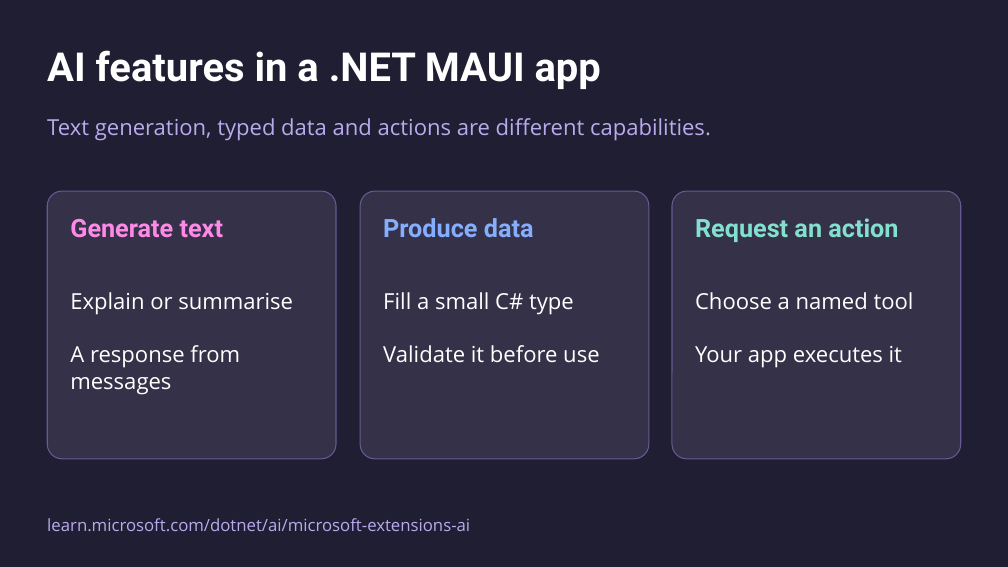
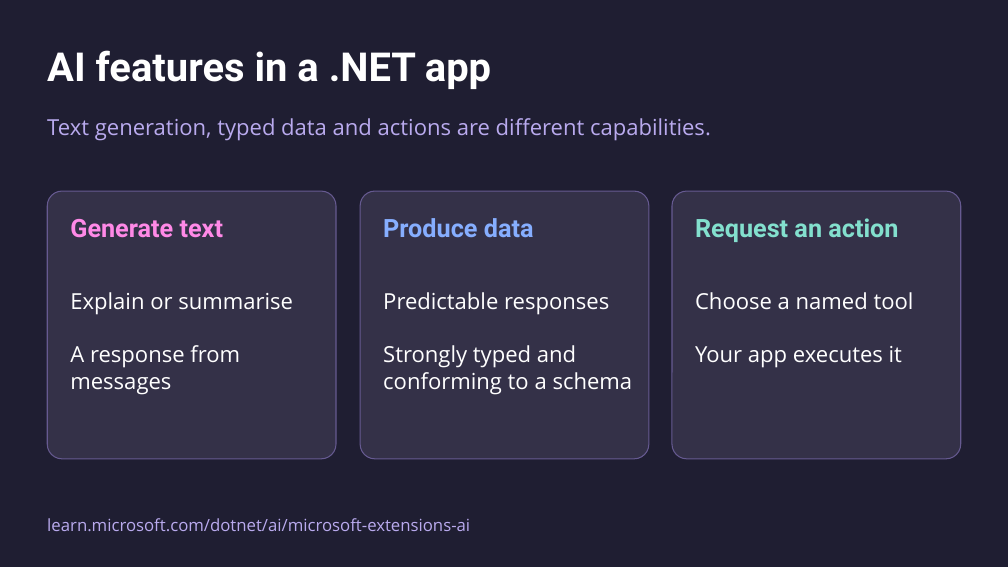
Before and after one commit to mattleibow/dotnetconf2026, a slide deck: slide 14 of slides.pptx (slide 13 before the commit). Drawn at 1008x567 pixels with LibreOffice and Linux fonts; fonts in the diff are those of the drawing. Boxes give left, top, right and bottom in pixels: in the first picture for what was removed or moved away, otherwise in the second. Text is boxed around its words. In the diff, an @@ line names an element or a change of style, - is before the commit and + after.

```diff
--- a/slides.pptx
+++ b/slides.pptx
@@ text at (47,50,491,89): text changed @@
-AI features in a .NET MAUI app
+AI features in a .NET app
@@ text at (383,292,633,395): text changed @@
-Fill a small C# type
-Validate it before use
+Predictable responses
+Strongly typed and conforming to a schema
```
Also in this commit, not shown: 23 other slides changed, 1 slide added.
